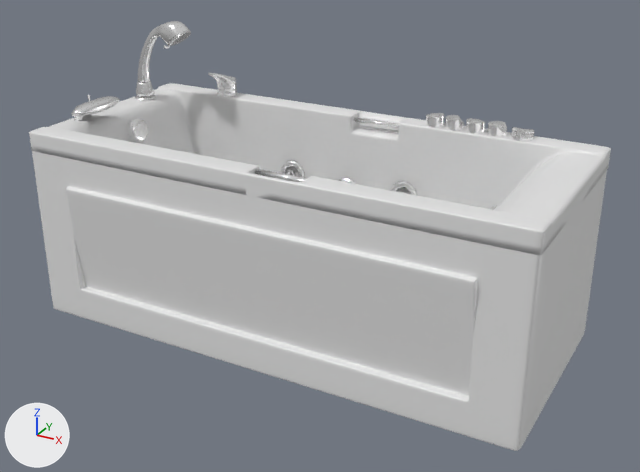
The glTF model assets/bath1.glb: old version first, new version second.
Before and after are seen from a camera (50 mm lens) standing at (1.223, -2.059, 0.787) and looking at (0.204, -0.206, -0.14). The axes (+X, +Y, +Z) are drawn at lower left. The lights are the same throughout. Where no turn or scale is listed for an object, it has been applied to the vertices.

Script lines for the objects in view, before the commit:
```python
mat_bathmain = principled_material('BathMain')
mat_bathmain.base_color = (0.8, 0.8, 0.8)  # white #e7e7e7
mat_bathmain.roughness = 0.4
me_2_____________1_alexandriya_high_001 = bpy.data.meshes.new('___________2_____________1_alexandriya_high.001')
me_2_____________1_alexandriya_high_001.from_pydata(...)  # 2801 vertices, 5589 faces; spans x -0.516..0.844, y -0.476..0.124, z -0.256..0.108
me_2_____________1_alexandriya_high_001.materials.append(mat_bathmain)  # white #e7e7e7
me_2_____________1_box067_001 = bpy.data.meshes.new('___________2_____________1_Box067.001')
me_2_____________1_box067_001.from_pydata(...)  # 1590 vertices, 3176 faces; spans x -0.497..-0.306, y -0.08..-0.008, z 0.144..0.338
me_2_____________1_box067_001.materials.append(mat_metal)  # white #ffffff
me_2_____________1_frontscreen_high_001 = bpy.data.meshes.new('___________2_____________1_frontscreen_high.001')
me_2_____________1_frontscreen_high_001.from_pydata(...)  # 14081 vertices, 28000 faces; spans x -0.515..0.843, y -0.491..0.137, z -0.411..0.057
me_2_____________1_frontscreen_high_001.materials.append(mat_bathmain)  # white #e7e7e7
ob_2_____________1_alexandriya_high_001 = bpy.data.objects.new('___________2_____________1_alexandriya_high.001', me_2_____________1_alexandriya_high_001)
ob_2_____________1_alexandriya_high_001.location = (0.0, 0.0, 0.0)
ob_2_____________1_box067_001 = bpy.data.objects.new('___________2_____________1_Box067.001', me_2_____________1_box067_001)
ob_2_____________1_box067_001.location = (0.0, 0.0, 0.0)
ob_2_____________1_frontscreen_high_001 = bpy.data.objects.new('___________2_____________1_frontscreen_high.001', me_2_____________1_frontscreen_high_001)
ob_2_____________1_frontscreen_high_001.location = (0.0, 0.0, 0.0)
```
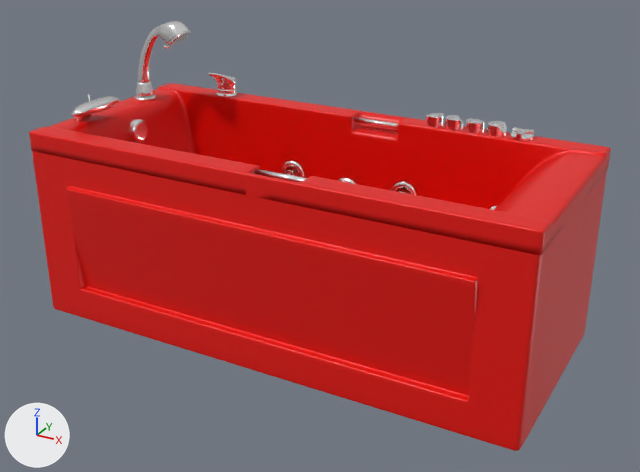
The newer file is also rescaled (x2.0) as a whole; pictures and numbers use the older file's frame.

Changed parts and their boxes (x1, y1, x2, y2) in the pictures (640 x 472 px):
'___________2_____________1_frontscreen_high.001', recoloured (white to red)
    both: (32, 151, 607, 451)
'___________2_____________1_alexandriya_high.001', recoloured (white to red)
    both: (29, 83, 611, 255)

The edits, one by one:
Material 'BathMain' (mat_bathmain) changes colour from white #e7e7e7 to red #e70b00; in linear values from (0.8, 0.8, 0.8) to (0.8, 0.00325, 0.0).
